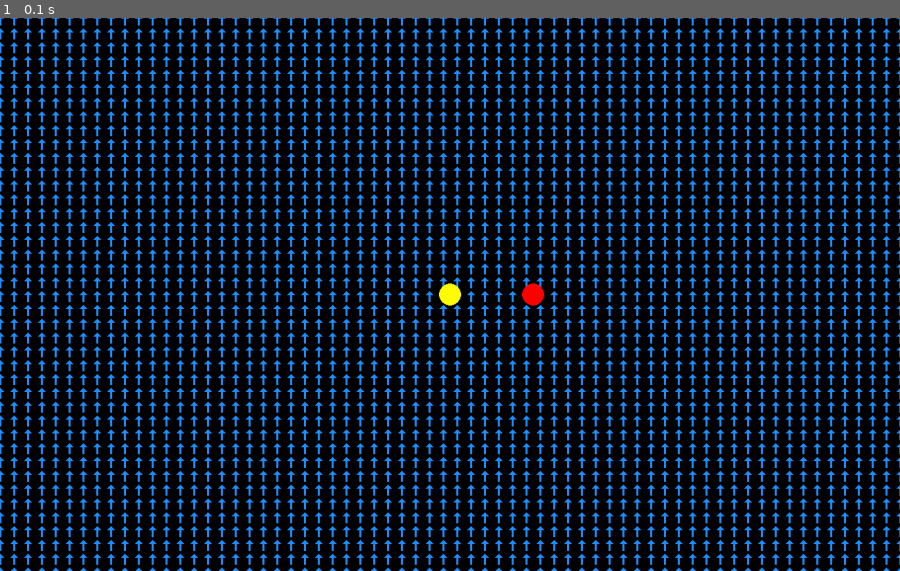
Above: before the commit, frame 1.
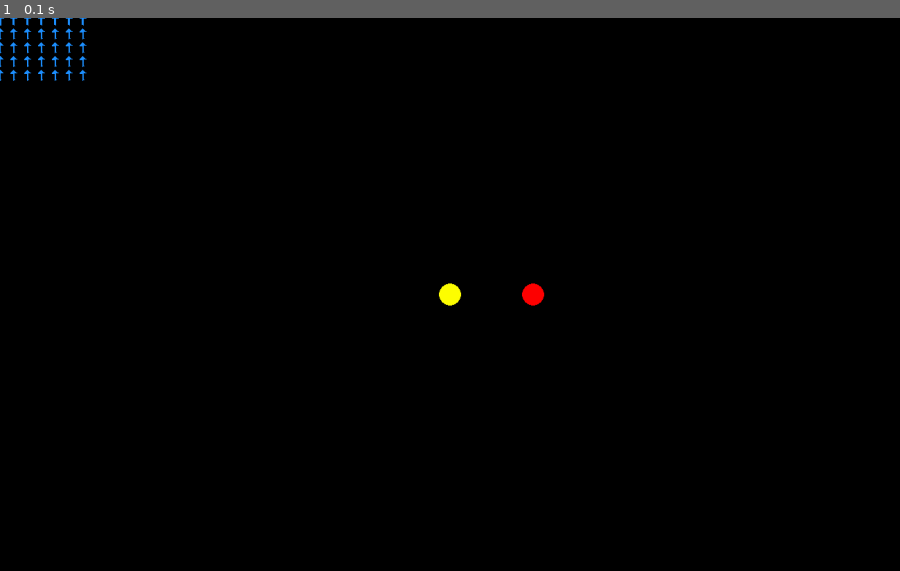
Above: after the commit, the same moment.

Repository: maxim739/Hackathon26
Game: pygame game, started from main.py
The game is run twice, just before and just after one commit, with the same random seed, the same clock (stepped at 60 frames per second) and the same inputs.
Inputs:
- Up to frame 1 (0.1 s): no input

The runs differ from the first frame. In frame 1, 23% of the frame differs, in the area x 0-100%, y 0-100%.

Commit message:
yupdates

Diff:
--- a/main2.py
+++ b/main2.py
@@ -26,7 +26,7 @@
     Static_body(2e12, 0, 2e30, 16, (255,0,0)),
 ]
 
-render(screen, bodies)
+renderTest(screen, bodies)
 
 while running:
     clock.tick(constants.fps)
--- a/vectorField.py
+++ b/vectorField.py
@@ -33,22 +33,36 @@
     pygame.draw.polygon(surface, color, rotated_points)
 
 
+def renderTest(screen, bodies):
+
+
+	center
+	angle
+
+	draw_arrow(screen, center, angle, constants.blue, 5)
+
+
 def render(screen, bodies):
 	'''Renders a vector field based on passed bodies'''
-	for x in range((constants.width // 20)+1):
-		for y in range((constants.height // 20)+1):	# For each vector
+	for x in range((constants.width // 200)+1):
+		for y in range((constants.height // 200)+1):	# For each vector
 			forces = pygame.Vector2(0, 0)
 			for body in bodies:
-				if isinstance(body, Moving_body):
+				if isinstance(body, Static_body):
 					# Need to add the sum of forces (w sign) to the 2D vector
-					r = ((body.x - x) ** 2) + ((body.y - y) ** 2)
-					force = (constants.G * body.mass) / ((r) ** 2)
-					ang = math.cos(body.x/r)	# Angle from vertical up
-					forces.x += force * math.cos(ang)
-					forces.y += force * math.sin(ang)
+					print("body")
+					print(body.x)
+					r_sqrt = ((body.x - x) ** 2) + ((body.y - y) ** 2)
+					r = math.sqrt(r_sqrt)
+					if r < 1: continue
+					force = (constants.G * body.mass) / r_sqrt
+
+					forces.x += force * ((body.x - x) / r)
+					forces.y += force * ((body.y - y) / r)
+
+			print(forces)
 
 			angle = math.atan2(forces.y, forces.x)
-			mag = math.sqrt((forces.x ** 2) + (forces.y ** 2))
 			center = pygame.Vector2((x*20), (y*20))
 
 			draw_arrow(screen, center, angle, constants.blue, 5)
